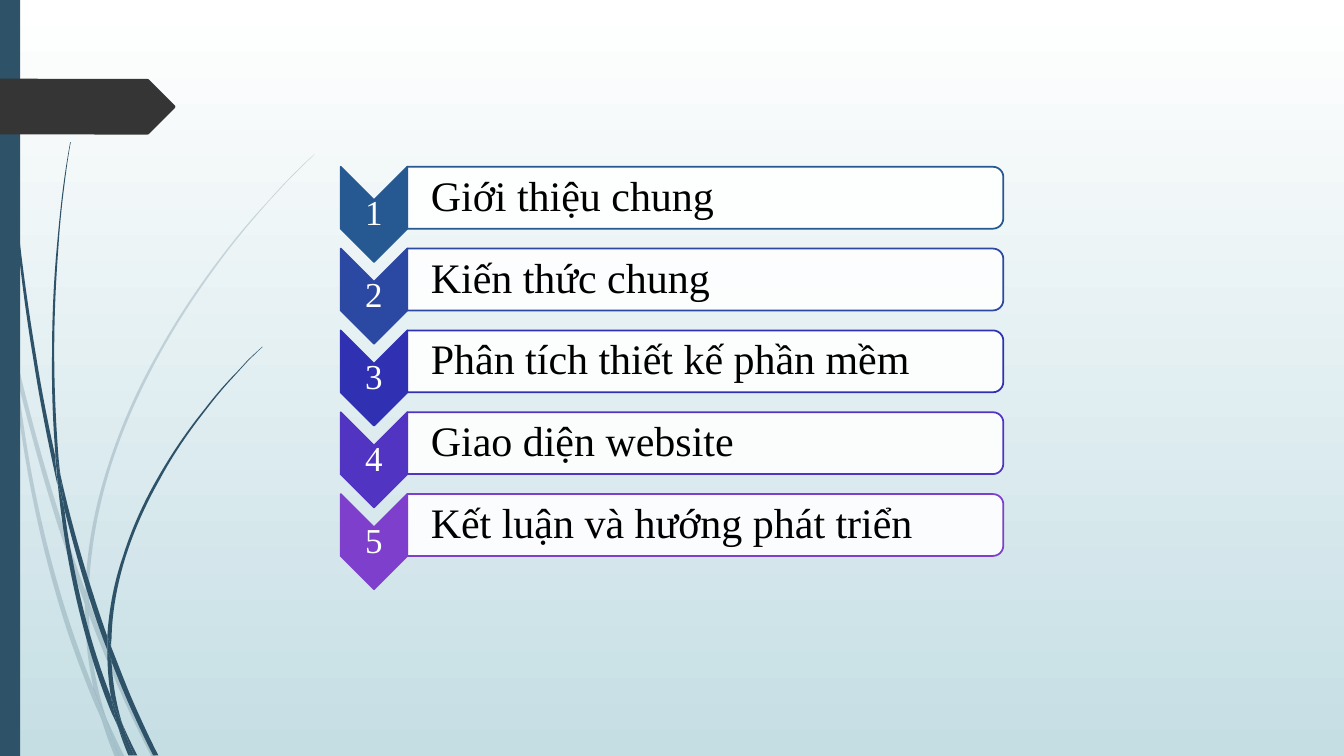
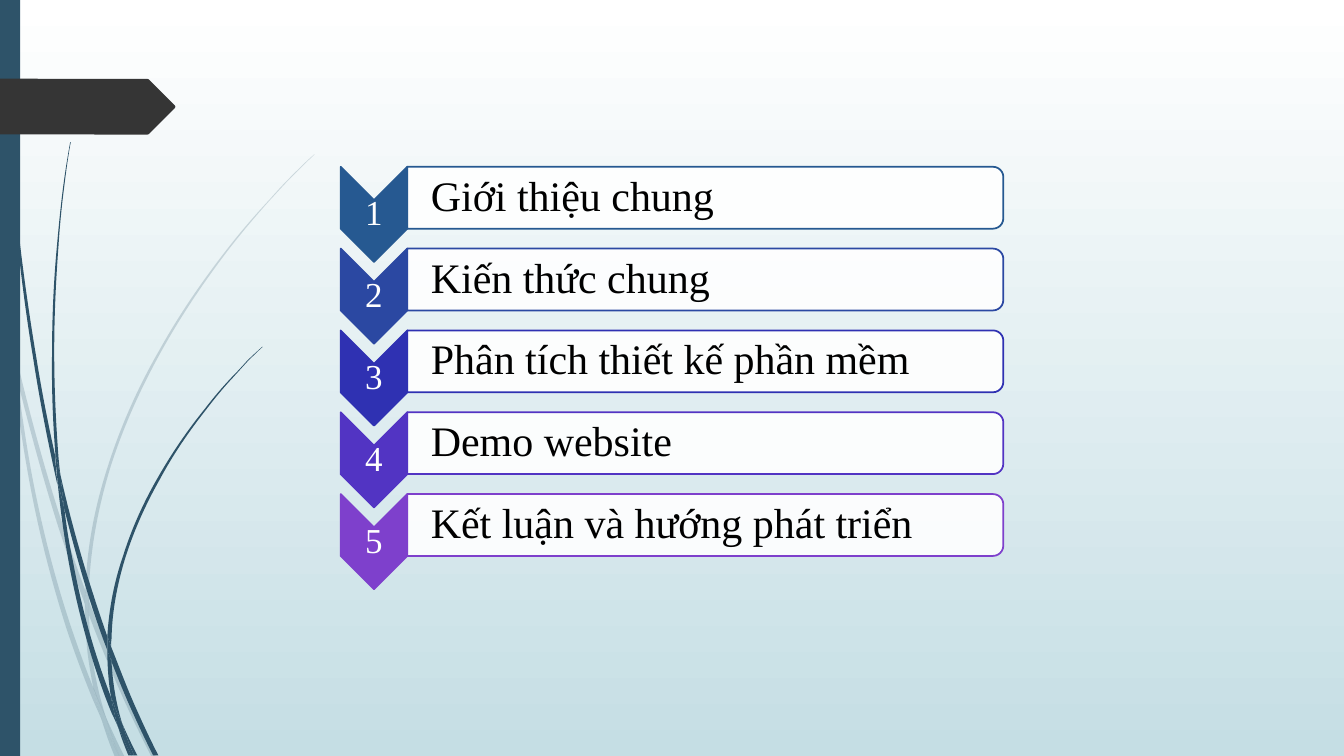
Before and after one commit to cuongdinh1507/doan, a slide deck: slide 2 of report/Slide_DATN_DinhVietCuong-new.pptx. Drawn at 1344x756 pixels with LibreOffice and Linux fonts; fonts in the diff are those of the drawing. Boxes give left, top, right and bottom in pixels: in the first picture for what was removed or moved away, otherwise in the second. Text is boxed around its words. In the diff, an @@ line names an element or a change of style, - is before the commit and + after.

```diff
--- a/report/Slide_DATN_DinhVietCuong-new.pptx
+++ b/report/Slide_DATN_DinhVietCuong-new.pptx
@@ text at <box>431,427,672,457</box>: text changed @@
-  Giao diện website
+  Demo website
```
Also in this commit, not shown: 1 other slide changed, 1 slide added, 1 slide removed, 1 other file.
